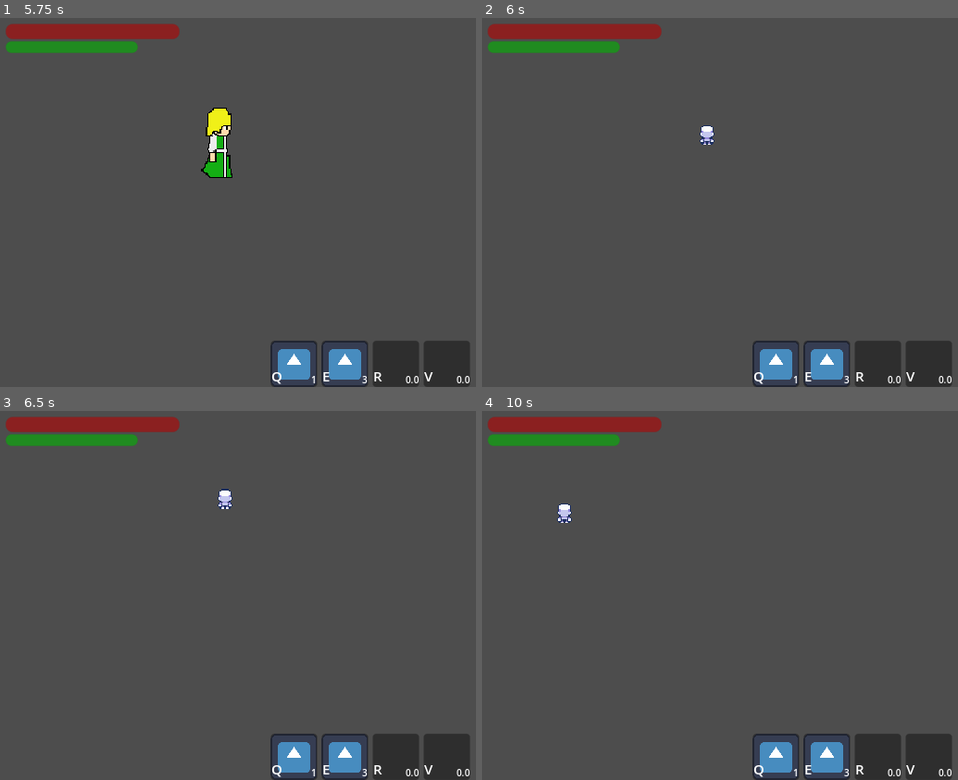
Above: before the commit, frames 1-4 (two rows, left to right).
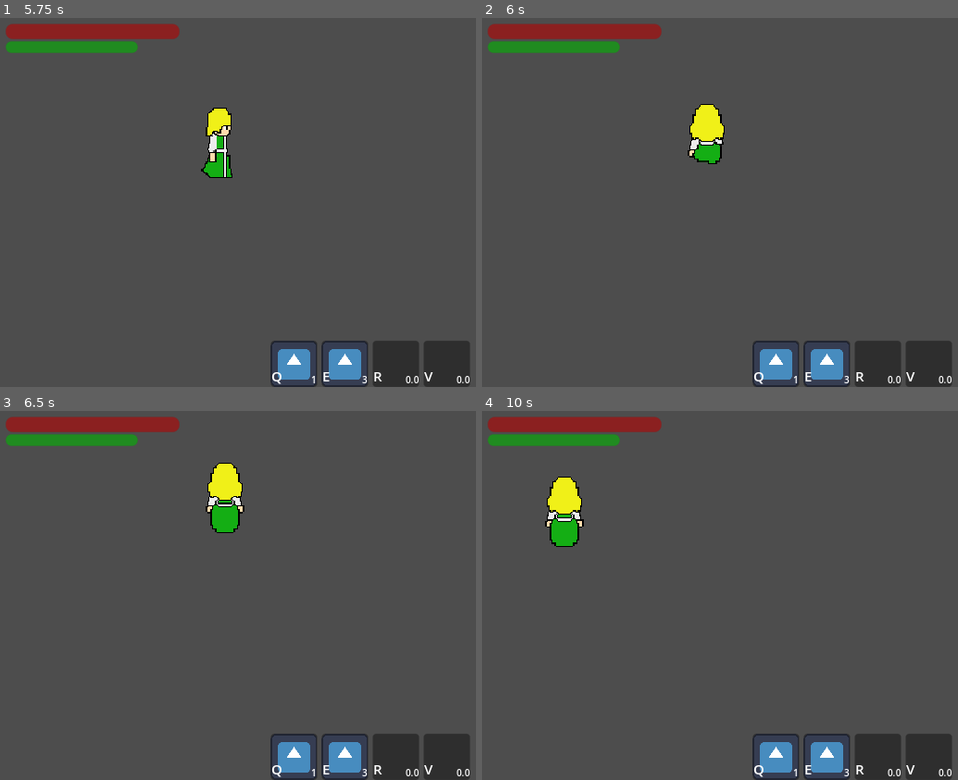
Above: after the commit, the same moments.

Repository: Z3BINI/fnac-project
Game: Godot game, scene res://scenes/levels/test_world.tscn
Two runs of this game, one before a commit and one after it. Both use one fixed random seed, a clock stepped at 60 frames per second and the inputs below. The project has no main scene, so this scene is started directly. The engine's default icon, where the game draws it, is replaced by a stand-in: a white triangle on a blue panel in a dark square.
Inputs (mouse positions are in pixels of both pictures, inside the frame that each line leads up to):
- Up to frame 1 (5.75 s): click "Q" at 0.5 s; click "E" at 1.25 s; click "R" at 2 s; click "V" at 2.75 s; tap Enter at 3.5 s; move the mouse to (outside the picture) at 3.52 s; hold D (move_right) 3.53-4.28 s; tap Q (ability_1) at 3.6 s; move the mouse to (223, 220) at 4.27 s; hold S (move_down) 4.28-5.03 s; tap E (ability_2) at 4.35 s; move the mouse to (442, 121) at 5.02 s; hold D (move_right) from 5.03 s (still down); tap R (ability_3) at 5.1 s
- Up to frame 2 (6 s): move the mouse to (815, 276) at 5.77 s; release D (move_right) at 5.78 s; hold W (move_up) from 5.78 s (still down); tap V (ability_4) at 5.85 s
- Up to frame 3 (6.5 s): keep holding W (move_up)
- Up to frame 4 (10 s): move the mouse to (outside the picture) at 6.52 s; release W (move_up) at 6.53 s; hold A (move_left) 6.53-8.03 s; tap Space (dash) at 6.6 s; move the mouse to (629, 540) at 7.27 s; tap Shift (sprint) at 7.35 s; move the mouse to (891, 595) at 8.02 s; hold S (move_down) 8.03-8.78 s; click (891, 595) at 8.1 s; move the mouse to (739, 503) at 8.77 s; hold D (move_right) 8.78-9.53 s; tap Q (ability_1) at 8.85 s; move the mouse to (outside the picture) at 9.52 s; hold W (move_up) from 9.53 s (still down); tap E (ability_2) at 9.6 s

Frame 1 is identical in both runs. In frame 2, 1.0% of the frame differs, in the area x 43-51%, y 23-40%; in frame 3, 1.2%, in the area x 43-52%, y 14-34%; in frame 4, 1.2%.

Commit message:
Imported and implemented our up walk cycle

Diff:
--- a/scenes/player/player.tscn
+++ b/scenes/player/player.tscn
@@ -13,6 +13,7 @@
 [ext_resource type="Texture2D" uid="uid://yvb1xy8ebi6k" path="res://assets/player/SpriteSheets/Player_WalkDown.png" id="9_yigkj"]
 [ext_resource type="Texture2D" uid="uid://rnurug74lp3c" path="res://assets/player/SpriteSheets/Player_WalkLeft.png" id="11_ckdkd"]
 [ext_resource type="Texture2D" uid="uid://dix5ec6hvsr7m" path="res://assets/player/SpriteSheets/Player_WalkRight.png" id="12_echfq"]
+[ext_resource type="Texture2D" uid="uid://p4p8g6w2hin0" path="res://assets/player/SpriteSheets/Player_WalkUp.png" id="13_a2s3o"]
 
 [sub_resource type="RectangleShape2D" id="RectangleShape2D_f3bel"]
 size = Vector2(22.5949, 54.5549)
@@ -775,56 +776,56 @@
 
 [sub_resource type="Animation" id="Animation_cg48t"]
 resource_name = "walk_top"
-length = 0.500013
-loop_mode = 1
-step = 0.125
-tracks/0/type = "value"
-tracks/0/imported = false
-tracks/0/enabled = true
-tracks/0/path = NodePath("Sprite2D:frame")
-tracks/0/interp = 1
-tracks/0/loop_wrap = true
-tracks/0/keys = {
-"times": PackedFloat32Array(0, 0.125, 0.25, 0.375),
-"transitions": PackedFloat32Array(1, 1, 1, 1),
-"update": 1,
-"values": [8, 16, 24, 16]
-}
-tracks/1/type = "value"
-tracks/1/imported = false
-tracks/1/enabled = true
-tracks/1/path = NodePath("Sprite2D:texture")
-tracks/1/interp = 1
-tracks/1/loop_wrap = true
-tracks/1/keys = {
-"times": PackedFloat32Array(0),
-"transitions": PackedFloat32Array(1),
-"update": 1,
-"values": [ExtResource("7_bibi5")]
-}
-tracks/2/type = "value"
-tracks/2/imported = false
-tracks/2/enabled = true
-tracks/2/path = NodePath("Sprite2D:hframes")
-tracks/2/interp = 1
-tracks/2/loop_wrap = true
-tracks/2/keys = {
-"times": PackedFloat32Array(0),
-"transitions": PackedFloat32Array(1),
-"update": 1,
-"values": [8]
-}
-tracks/3/type = "value"
-tracks/3/imported = false
-tracks/3/enabled = true
-tracks/3/path = NodePath("Sprite2D:vframes")
-tracks/3/interp = 1
-tracks/3/loop_wrap = true
-tracks/3/keys = {
-"times": PackedFloat32Array(0),
-"transitions": PackedFloat32Array(1),
-"update": 1,
-"values": [12]
+length = 0.750008
+loop_mode = 1
+step = 0.0833333
+tracks/0/type = "value"
+tracks/0/imported = false
+tracks/0/enabled = true
+tracks/0/path = NodePath("Sprite2D:frame")
+tracks/0/interp = 1
+tracks/0/loop_wrap = true
+tracks/0/keys = {
+"times": PackedFloat32Array(0, 0.0833333, 0.166667, 0.25, 0.333333, 0.416667, 0.5, 0.583333, 0.666667),
+"transitions": PackedFloat32Array(1, 1, 1, 1, 1, 1, 1, 1, 1),
+"update": 1,
+"values": [0, 1, 2, 3, 4, 5, 6, 7, 8]
+}
+tracks/1/type = "value"
+tracks/1/imported = false
+tracks/1/enabled = true
+tracks/1/path = NodePath("Sprite2D:texture")
+tracks/1/interp = 1
+tracks/1/loop_wrap = true
+tracks/1/keys = {
+"times": PackedFloat32Array(0, 0.75),
+"transitions": PackedFloat32Array(1, 1),
+"update": 1,
+"values": [ExtResource("13_a2s3o"), ExtResource("13_a2s3o")]
+}
+tracks/2/type = "value"
+tracks/2/imported = false
+tracks/2/enabled = true
+tracks/2/path = NodePath("Sprite2D:hframes")
+tracks/2/interp = 1
+tracks/2/loop_wrap = true
+tracks/2/keys = {
+"times": PackedFloat32Array(0, 0.75),
+"transitions": PackedFloat32Array(1, 1),
+"update": 1,
+"values": [9, 9]
+}
+tracks/3/type = "value"
+tracks/3/imported = false
+tracks/3/enabled = true
+tracks/3/path = NodePath("Sprite2D:vframes")
+tracks/3/interp = 1
+tracks/3/loop_wrap = true
+tracks/3/keys = {
+"times": PackedFloat32Array(0, 0.75),
+"transitions": PackedFloat32Array(1, 1),
+"update": 1,
+"values": [1, 1]
 }
 
 [sub_resource type="Animation" id="Animation_6on14"]
Not shown, added: assets/player/SpriteSheets/Player_WalkUp.png.import
Not shown: 1 places in scenes/player/player.tscn that only renumber resources
